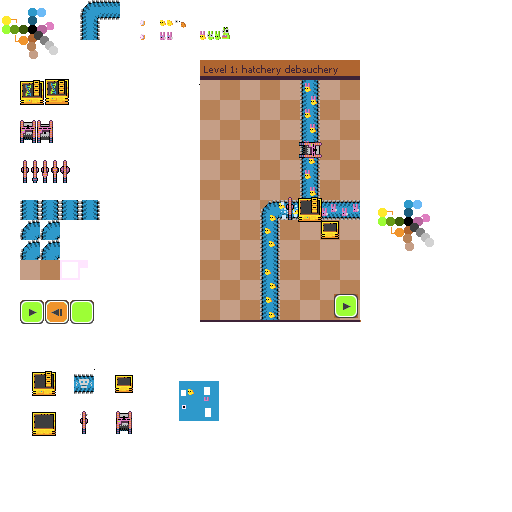
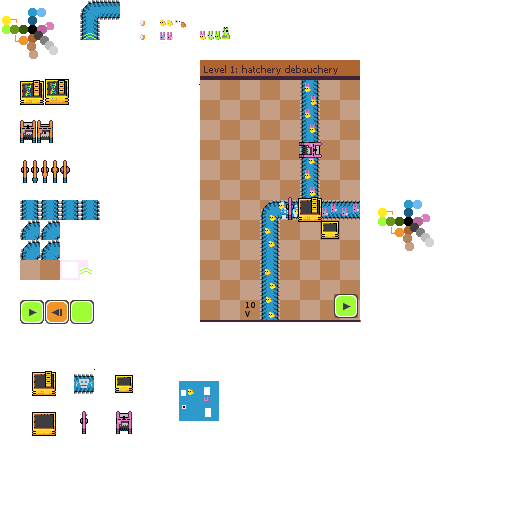
Revision of a layered 512×512 image; what changed, layer by layer:
added layer "10 ..." above "Background" over (245, 302, 255, 317)
painted on "Background" over (80, 33, 96, 274)
